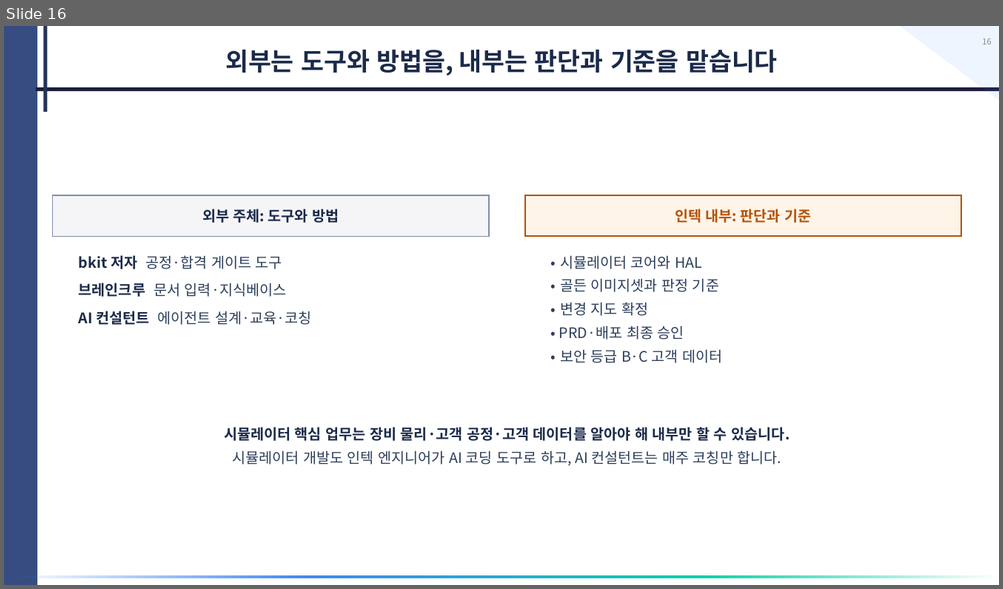
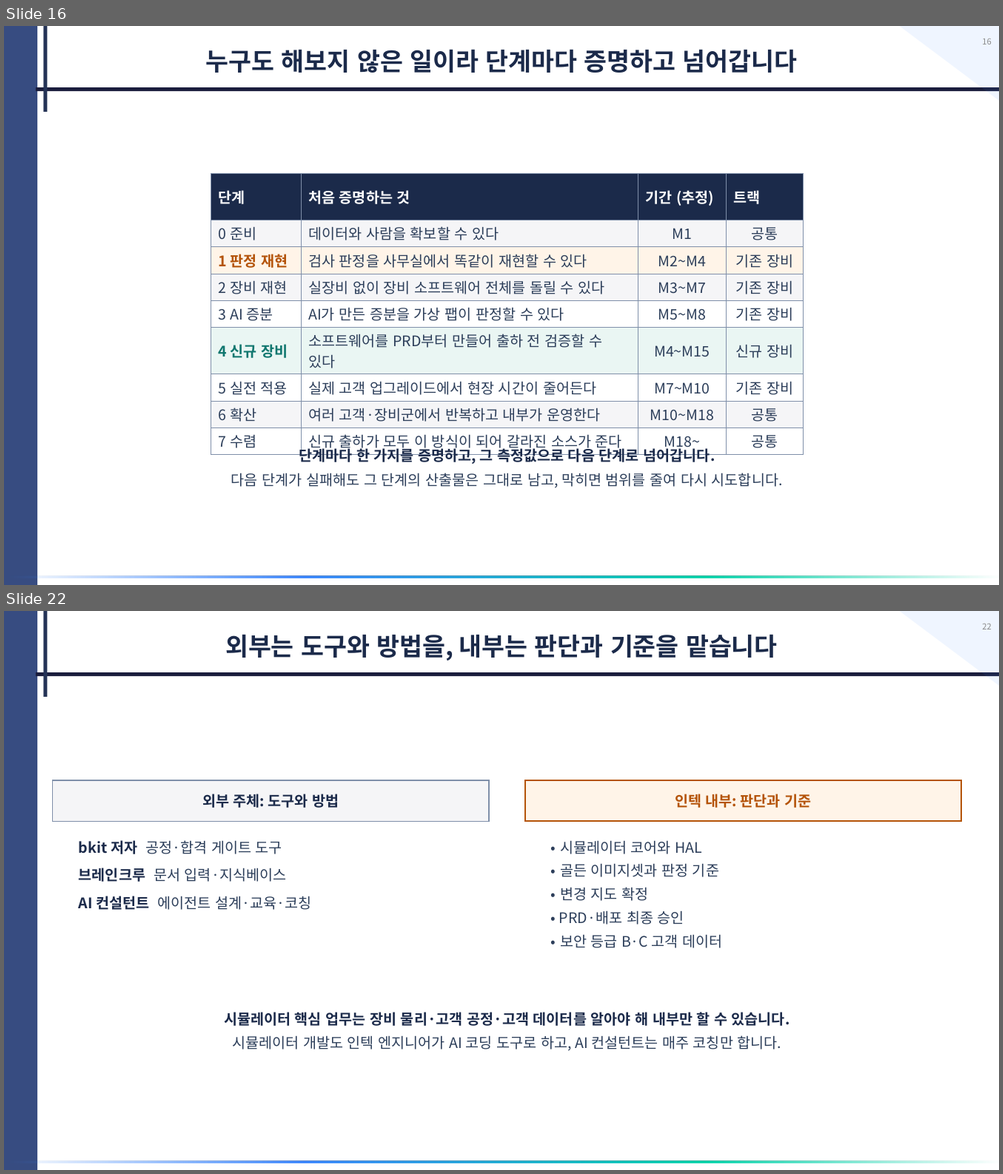
Before and after one commit to donchang07/tmb-2027, a slide deck: deliverables/Intekplus_AI_Upgrade_Proposal.pptx. Shown one above the other, each under a label of ours: slide 16 before the commit, slides 16 and 22 after it; the slides between them are not shown. The pictures are 1003x589 and 1003x1174 pixels, drawn with LibreOffice and Linux fonts; fonts in the diff are those of the drawing. Boxes give left, top, right and bottom in pixels: in the first picture for what was removed or moved away, otherwise in the second. Text is boxed around its words. In the diff, an @@ line names an element or a change of style, - is before the commit and + after.

```diff
--- a/deliverables/Intekplus_AI_Upgrade_Proposal.pptx
+++ b/deliverables/Intekplus_AI_Upgrade_Proposal.pptx
@@ slide 16 added at (4,26,999,585), background #FFFFFF; not listed: 5 template elements that a slide beside it also shows @@
@@ page number added at (982,39,990,44), 8 pt, text #8C8C8C @@
+16
@@ text added at (206,49,797,73), 24 pt, text #1B2A4A, bold @@
+누구도 해보지 않은 일이라 단계마다 증명하고 넘어갑니다
@@ table added at (211,173,803,454), 9 rows, 4 columns @@
+단계 | 처음 증명하는 것 | 기간 (추정) | 트랙
+0 준비 | 데이터와 사람을 확보할 수 있다 | M1 | 공통
+1 판정 재현 | 검사 판정을 사무실에서 똑같이 재현할 수 있다 | M2~M4 | 기존 장비
+2 장비 재현 | 실장비 없이 장비 소프트웨어 전체를 돌릴 수 있다 | M3~M7 | 기존 장비
+3 AI 증분 | AI가 만든 증분을 가상 팹이 판정할 수 있다 | M5~M8 | 기존 장비
+4 신규 장비 | 소프트웨어를 PRD부터 만들어 출하 전 검증할 수 있다 | M4~M15 | 신규 장비
+5 실전 적용 | 실제 고객 업그레이드에서 현장 시간이 줄어든다 | M7~M10 | 기존 장비
+6 확산 | 여러 고객·장비군에서 반복하고 내부가 운영한다 | M10~M18 | 공통
+7 수렴 | 신규 출하가 모두 이 방식이 되어 갈라진 소스가 준다 | M18~ | 공통
@@ text added at (299,446,714,464), 14 pt, text #1B2A4A, bold @@
+단계마다 한 가지를 증명하고, 그 측정값으로 다음 단계로 넘어갑니다.
@@ text added at (231,473,782,488), 14 pt, text #2C3E5A @@
+다음 단계가 실패해도 그 단계의 산출물은 그대로 남고, 막히면 범위를 줄여 다시 시도합니다.
@@ what was slide 16 is now slide 22 @@
@@ page number at (982,624,990,629): text changed @@
-16
+22
```
Also in this commit, not shown: 12 slides changed, 7 other slides added, 2 slides removed, 2 other files.
